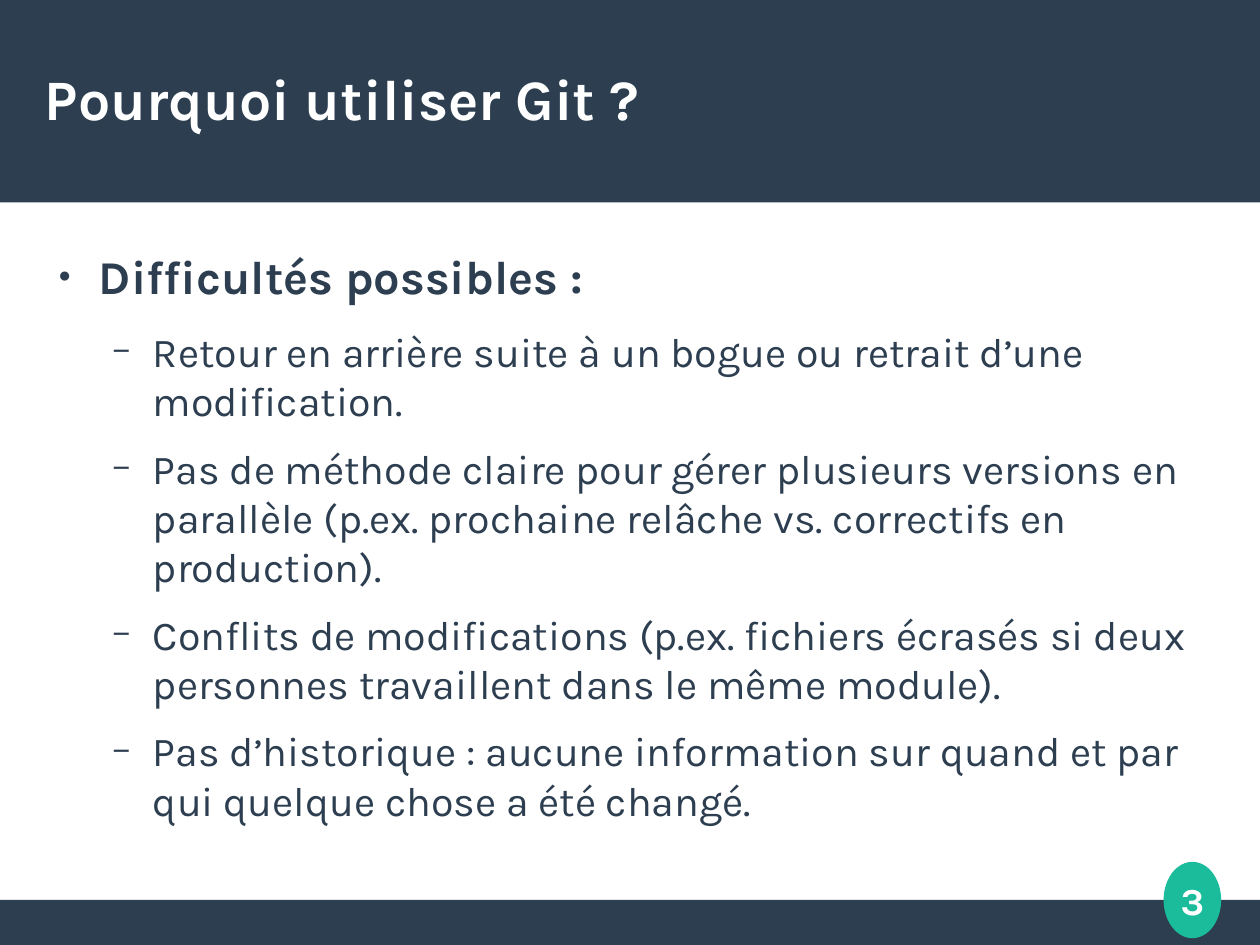
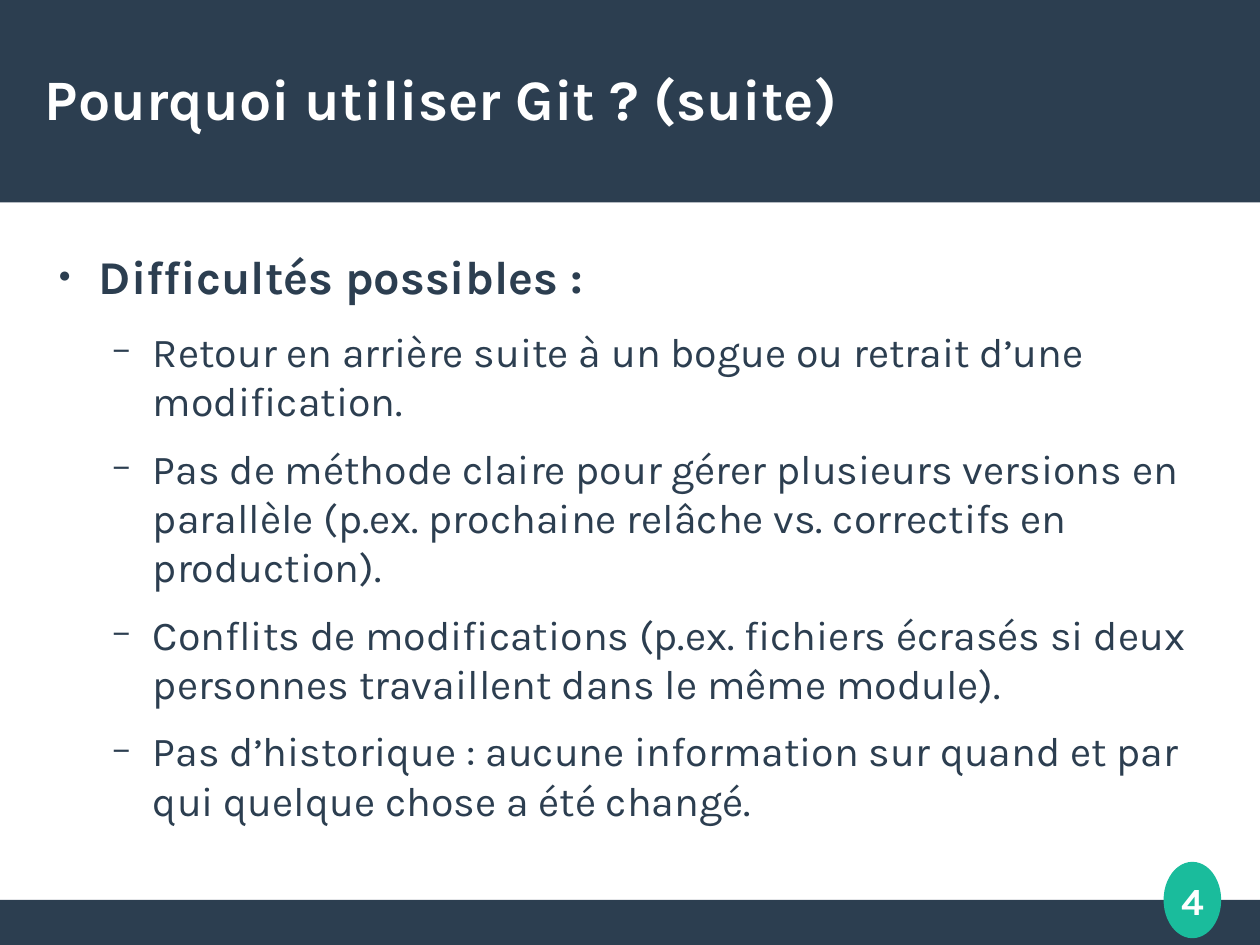
Before and after one commit to etdube/formation_git, a slide deck: slide 4 of Présentation git.odp (slide 3 before the commit). Drawn at 1260x945 pixels with LibreOffice and Linux fonts; fonts in the diff are those of the drawing. Boxes give left, top, right and bottom in pixels: in the first picture for what was removed or moved away, otherwise in the second. Text is boxed around its words. In the diff, an @@ line names an element or a change of style, - is before the commit and + after.

```diff
--- a/Présentation git.odp
+++ b/Présentation git.odp
@@ title at [45, 77, 837, 133]: text changed @@
-Pourquoi utiliser Git ?
+Pourquoi utiliser Git ? (suite)
@@ page number at [1181, 890, 1204, 915]: text changed @@
-3
+4
```
Also in this commit, not shown: 22 slides added.
